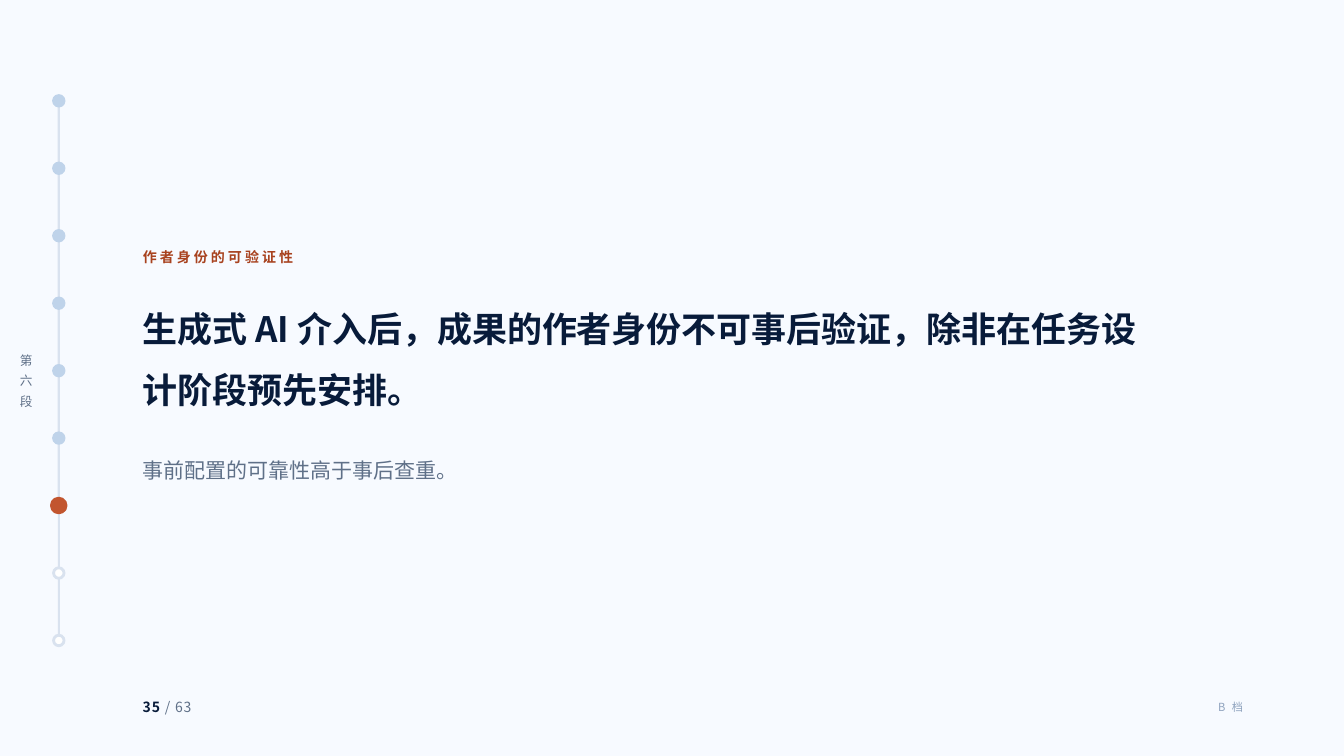
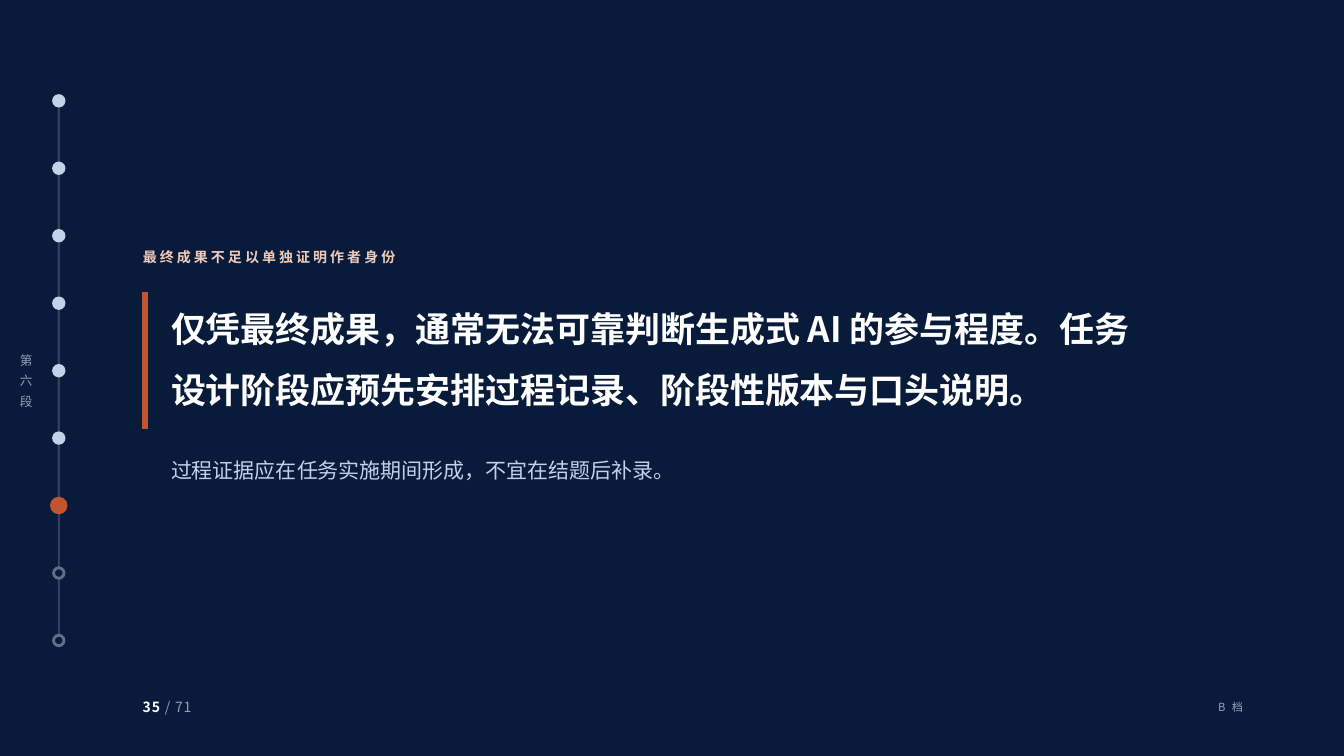
Before and after one commit to tonyxinvip/slides, a slide deck: slide 35 of comprehensive-practice-ai/做中学与综合实践活动.pptx. Drawn at 1344x756 pixels with LibreOffice and Linux fonts; fonts in the diff are those of the drawing. Boxes give left, top, right and bottom in pixels: in the first picture for what was removed or moved away, otherwise in the second. Text is boxed around its words. In the diff, an @@ line names an element or a change of style, - is before the commit and + after.

```diff
--- a/comprehensive-practice-ai/做中学与综合实践活动.pptx
+++ b/comprehensive-practice-ai/做中学与综合实践活动.pptx
@@ background #F7FAFF to #081B3A @@
@@ line (58, 101) - (58, 640): stroke #D9E2EF 1.5 pt to #5F7088 1.5 pt @@
@@ text at bbox=[143, 250, 395, 264]: text changed; text colour #A8421F to #F0CBBB @@
-作者身份的可验证性
+最终成果不足以单独证明作者身份
@@ rectangle added at bbox=[143, 292, 148, 429], fill #C2552F, outline #C2552F 1 pt @@
@@ text "仅凭最终成果，通常无法可靠判断生成式 AI 的参与程度。任务设计阶段应预先安排过程记录、阶段性版本与口头说明。" at bbox=[171, 312, 1130, 407]: vertical alignment middle to top @@
@@ text "第" at bbox=[20, 354, 33, 407]: text colour #5F7088 to #8FA3BE @@
@@ text removed at bbox=[143, 312, 1136, 407] @@
-生成式 AI 介入后，成果的作者身份不可事后验证，除非在任务设计阶段预先安排。
@@ text at bbox=[171, 312, 1130, 407]: text changed; size 15 to 25 pt; text colour #5F7088 to #FFFFFF; bold on @@
-事前配置的可靠性高于事后查重。
+仅凭最终成果，通常无法可靠判断生成式 AI 的参与程度。任务设计阶段应预先安排过程记录、阶段性版本与口头说明。
@@ text added at bbox=[171, 460, 675, 480], 15 pt, text #BFD3EA @@
+过程证据应在任务实施期间形成，不宜在结题后补录。
@@ ellipse at bbox=[53, 568, 64, 578]: fill #FFFFFF to #081B3A; outline #D9E2EF 2 pt to #5F7088 2 pt @@
@@ ellipse at bbox=[53, 635, 64, 645]: fill #FFFFFF to #081B3A; outline #D9E2EF 2 pt to #5F7088 2 pt @@
@@ text at bbox=[143, 701, 191, 712]: text changed; text colour #5F7088 to #8FA3BE @@
-35 / 63
+35 / 71
```
Also in this commit, not shown: 62 other slides changed, 8 slides added, 20 other files.
